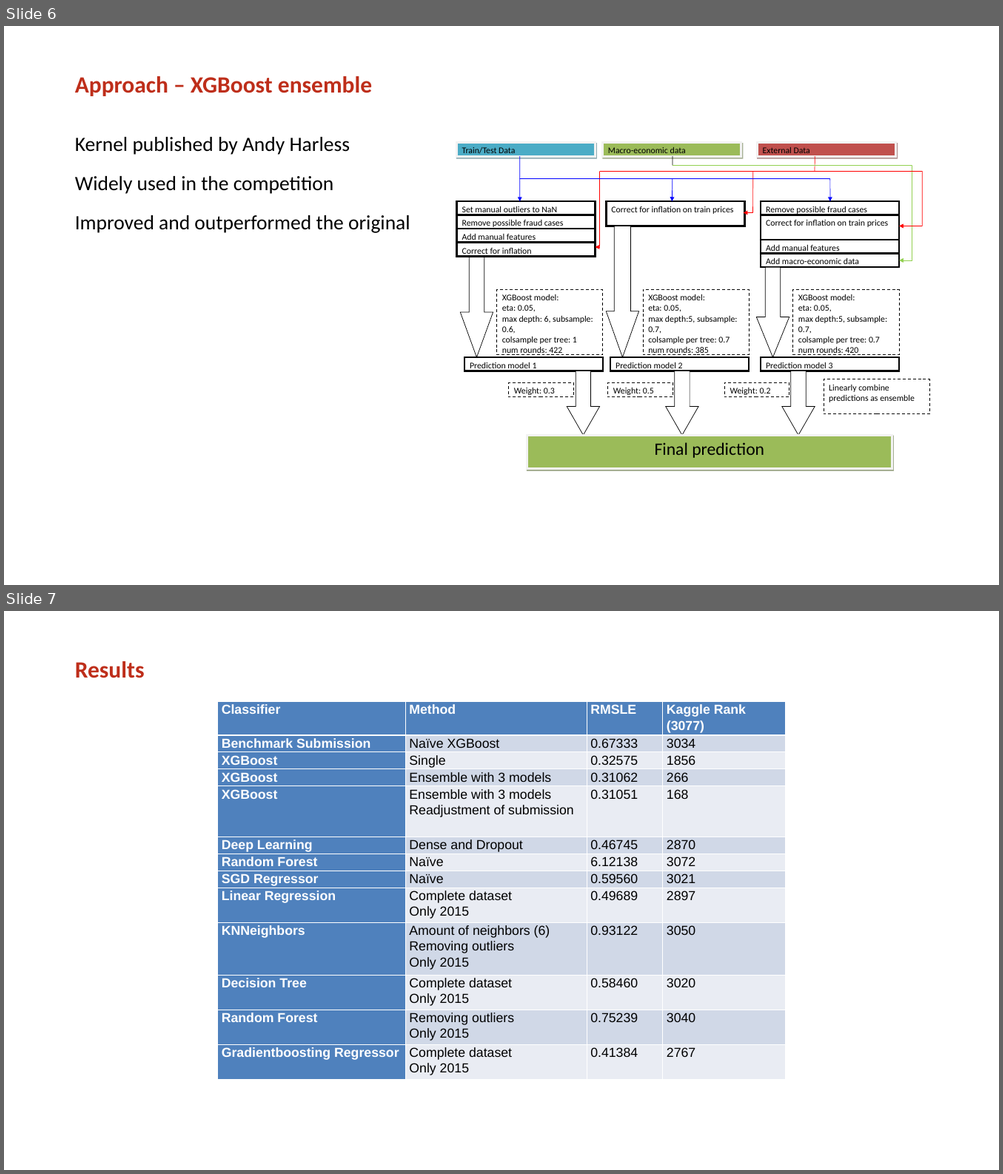
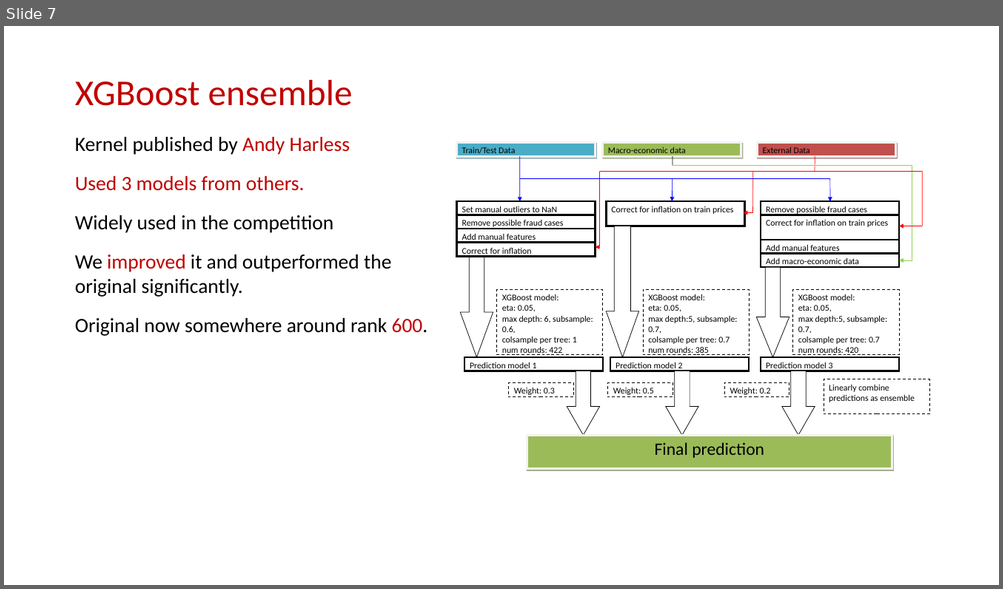
Before and after one commit to mrngm/Classified, a slide deck: presentatie/Classified_MLiP_final_presentation_2.pptx. Shown one above the other, each under a label of ours: slides 6 and 7 before the commit, slide 7 after it. The pictures are 1003x1174 and 1003x589 pixels, drawn with LibreOffice and Linux fonts; fonts in the diff are those of the drawing; background and template pictures are left out. Boxes give left, top, right and bottom in pixels: in the first picture for what was removed or moved away, otherwise in the second. Text is boxed around its words. In the diff, an @@ line names an element or a change of style, - is before the commit and + after.

```diff
--- a/presentatie/Classified_MLiP_final_presentation_2.pptx
+++ b/presentatie/Classified_MLiP_final_presentation_2.pptx
@@ slide 7 removed at box(4, 611, 999, 1170), background picture (left out) @@
@@ title removed at box(75, 661, 145, 678) @@
-Results
@@ table removed at box(217, 702, 785, 1079), 13 rows, 4 columns @@
-Classifier | Method | RMSLE | Kaggle Rank (3077)
-Benchmark Submission | Naïve XGBoost | 0.67333 | 3034
-XGBoost | Single | 0.32575 | 1856
-XGBoost | Ensemble with 3 models | 0.31062 | 266
-XGBoost | Ensemble with 3 models / Readjustment of submission | 0.31051 | 168
-Deep Learning | Dense and Dropout | 0.46745 | 2870
-Random Forest | Naïve | 6.12138 | 3072
-SGD Regressor | Naïve | 0.59560 | 3021
-Linear Regression | Complete dataset / Only 2015 | 0.49689 | 2897
-KNNeighbors | Amount of neighbors (6) / Removing outliers / Only 2015 | 0.93122 | 3050
-Decision Tree | Complete dataset / Only 2015 | 0.58460 | 3020
-Random Forest | Removing outliers / Only 2015 | 0.75239 | 3040
-Gradientboosting Regressor | Complete dataset / Only 2015 | 0.41384 | 2767
@@ what was slide 6 is now slide 7 @@
@@ slide 7 changed as well @@
@@ title at box(75, 80, 353, 106): text changed; size 32 to 50 pt; text colour #BE2E1A to #C00000; bold off @@
-Approach – XGBoost ensemble
+XGBoost ensemble
@@ text at box(75, 137, 350, 155): text colour #000000 to #C00000 in "Andy Harless" @@
@@ text at box(75, 176, 304, 191): paragraph added @@
+Used 3 models from others.
@@ text at box(75, 255, 428, 336): text changed @@
-Improved and outperformed the original
+We improved it and outperformed the original significantly.
+Original now somewhere around rank 600.
```
Also in this commit, not shown: 5 other slides changed, 8 slides added, 4 other slides removed, 1 other file.
